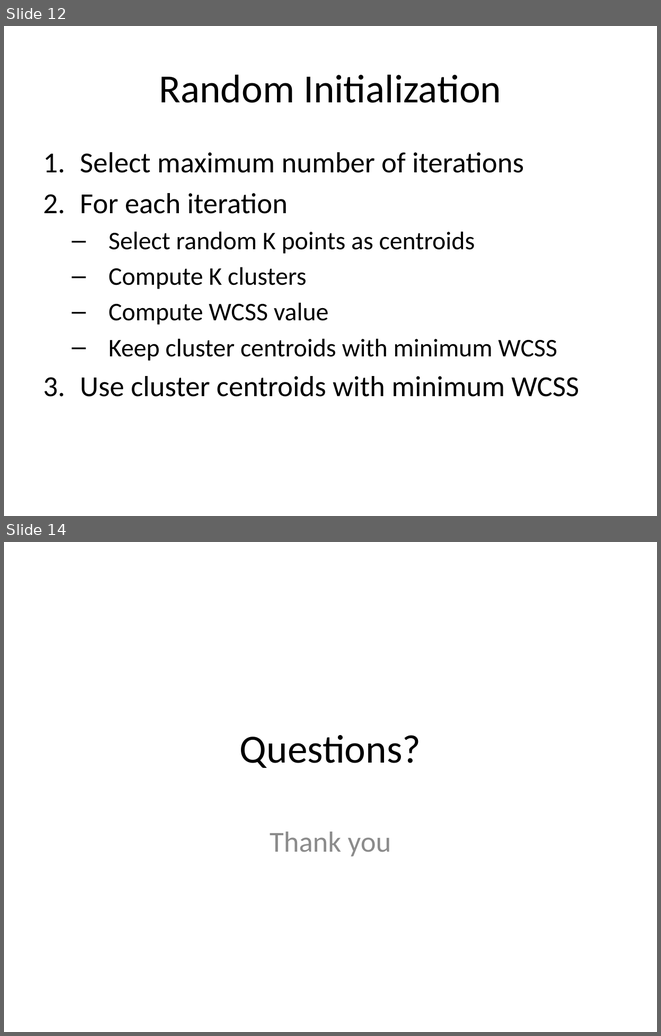
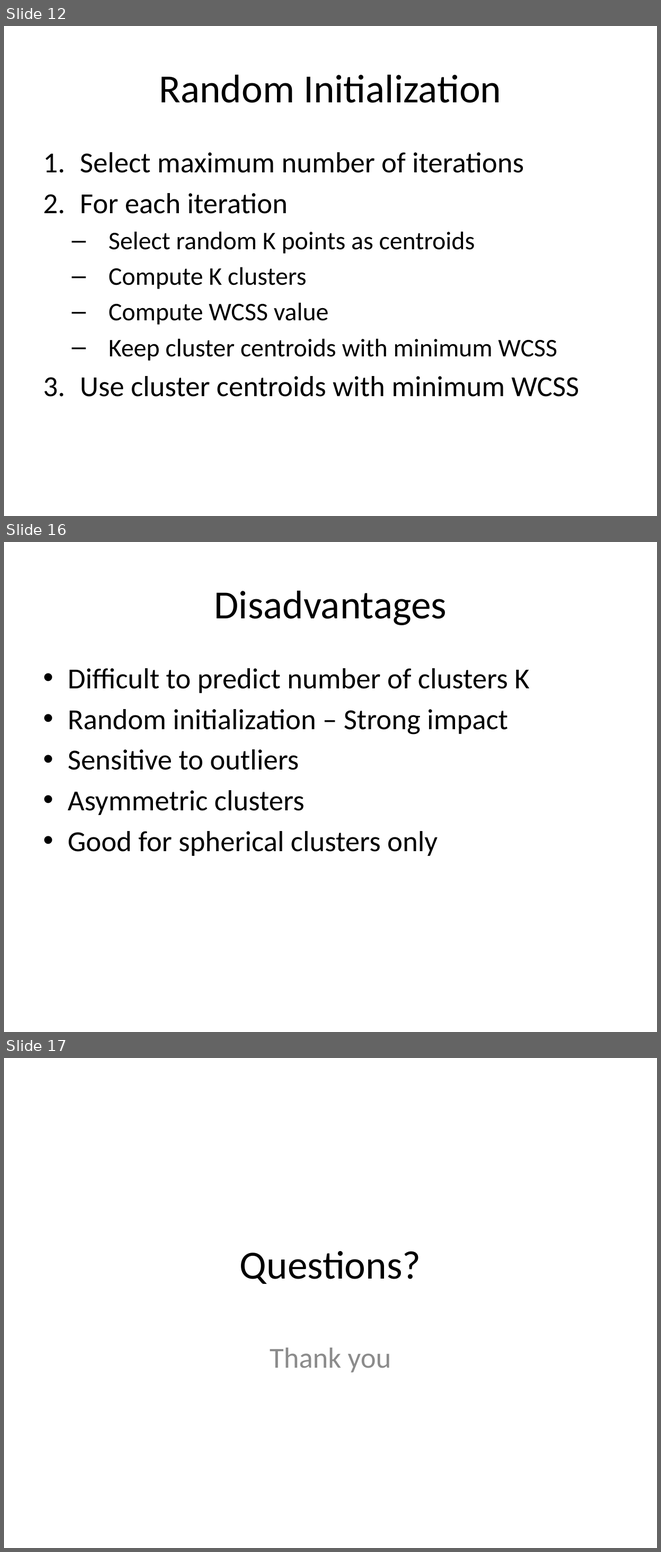
Before and after one commit to look4pritam/ArtificialIntelligence, a slide deck: MachineLearning/K-MeansClustering.pptx. Shown one above the other, each under a label of ours: slides 12 and 14 before the commit, slides 12, 16 and 17 after it; the slides between them are not shown. The pictures are 661x1036 and 661x1552 pixels, drawn with LibreOffice and Linux fonts; fonts in the diff are those of the drawing. Boxes give left, top, right and bottom in pixels: in the first picture for what was removed or moved away, otherwise in the second. Text is boxed around its words. In the diff, an @@ line names an element or a change of style, - is before the commit and + after.

```diff
--- a/MachineLearning/K-MeansClustering.pptx
+++ b/MachineLearning/K-MeansClustering.pptx
@@ slide 16 added at (x1=4, y1=542, x2=657, y2=1032), background #FFFFFF @@
@@ title added at (x1=214, y1=590, x2=447, y2=625), 44 pt, text #000000 @@
+Disadvantages
@@ text added at (x1=68, y1=668, x2=529, y2=856), 32 pt, text #000000 @@
+• Difficult to predict number of clusters K
+• Random initialization – Strong impact
+• Sensitive to outliers
+• Asymmetric clusters
+• Good for spherical clusters only
@@ what was slide 14 is now slide 17 @@
```
Also in this commit, not shown: 2 slides changed, 2 other slides added.
